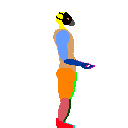
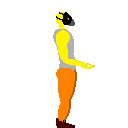
Two versions of the same layered image (128 x 128). Layer-by-layer changes:
painted on "Rhand" over [left=81, top=63, right=93, bottom=69]
painted on "Rfarm" over [left=64, top=59, right=85, bottom=66]
painted on "Rarm" over [left=56, top=30, right=70, bottom=62]
painted on "Rcalf" over [left=58, top=98, right=69, bottom=122]
painted on "Rfoot" over [left=56, top=118, right=73, bottom=128]
painted on "Torso" over [left=53, top=29, right=76, bottom=74]
painted on "Lhand" over [left=83, top=63, right=95, bottom=69]
painted on "Lfarm" over [left=66, top=59, right=87, bottom=66]
painted on "Larm" over [left=58, top=30, right=72, bottom=62]
painted on "Lcalf" over [left=60, top=98, right=71, bottom=122]
painted on "Lleg" over [left=59, top=68, right=77, bottom=100]
painted on "Lfoot" over [left=58, top=118, right=75, bottom=128]
